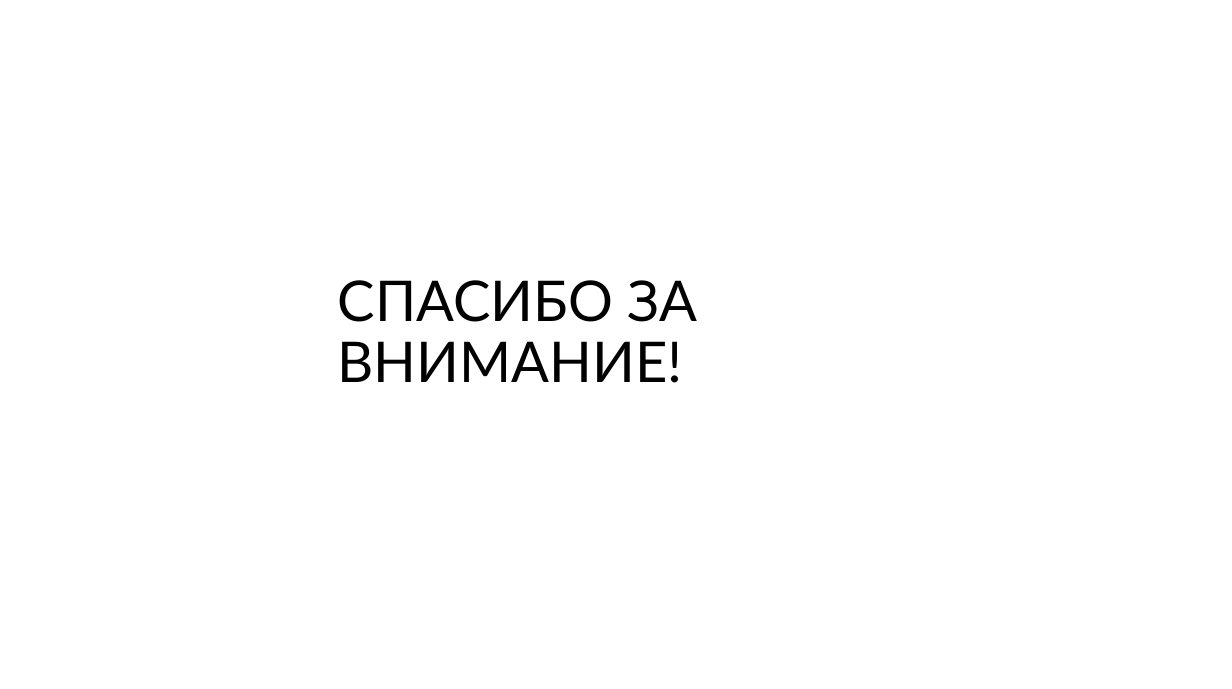
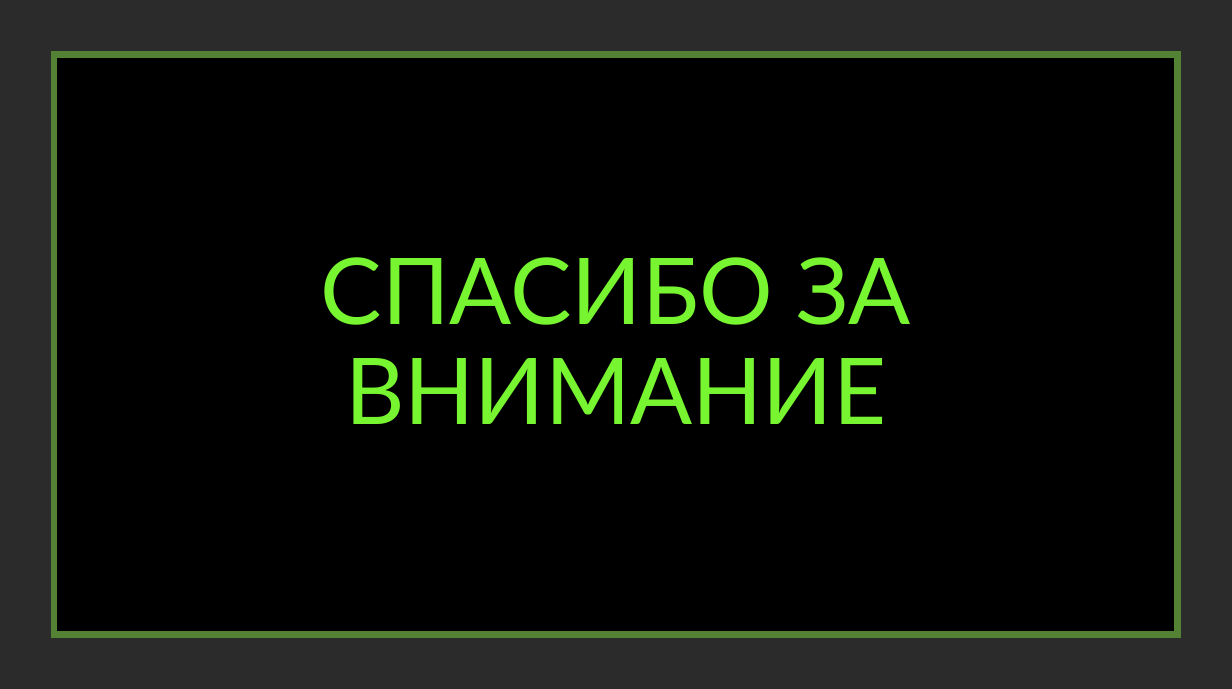
Before and after one commit to creativepix/Pygame_Logic_Functions, a slide deck: slide 15 of presentation.pptx. Drawn at 1232x689 pixels with LibreOffice and Linux fonts; fonts in the diff are those of the drawing; background and template pictures are left out; a plain dark background stands for a picture behind light text. Boxes give left, top, right and bottom in pixels: in the first picture for what was removed or moved away, otherwise in the second. Text is boxed around its words. In the diff, an @@ line names an element or a change of style, - is before the commit and + after.

```diff
--- a/presentation.pptx
+++ b/presentation.pptx
@@ background #FFFFFF to picture (left out) @@
@@ rectangle added at bbox=[54, 54, 1177, 634], fill #000000, outline #548235 5 pt @@
@@ title at bbox=[321, 257, 911, 424]: text changed; size 43.9 to 72 pt; text colour #000000 to #77F531 @@
-СПАСИБО ЗА ВНИМАНИЕ!
+СПАСИБО ЗА ВНИМАНИЕ
```
Also in this commit, not shown: 2 other slides changed.
